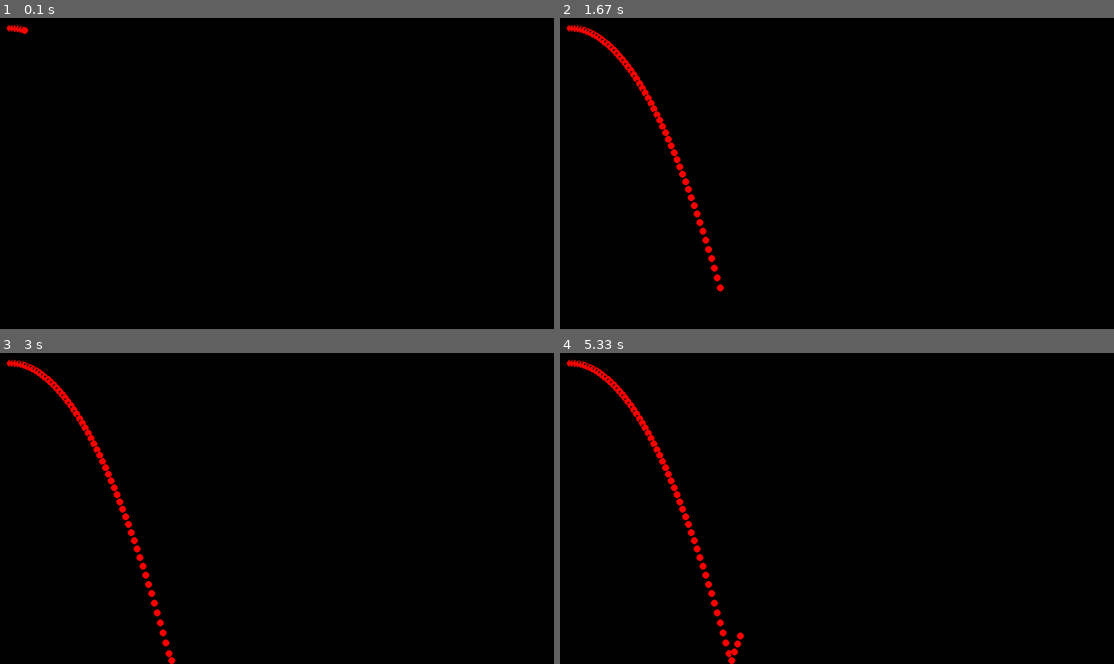
Above: before the commit, frames 1-4 (two rows, left to right).
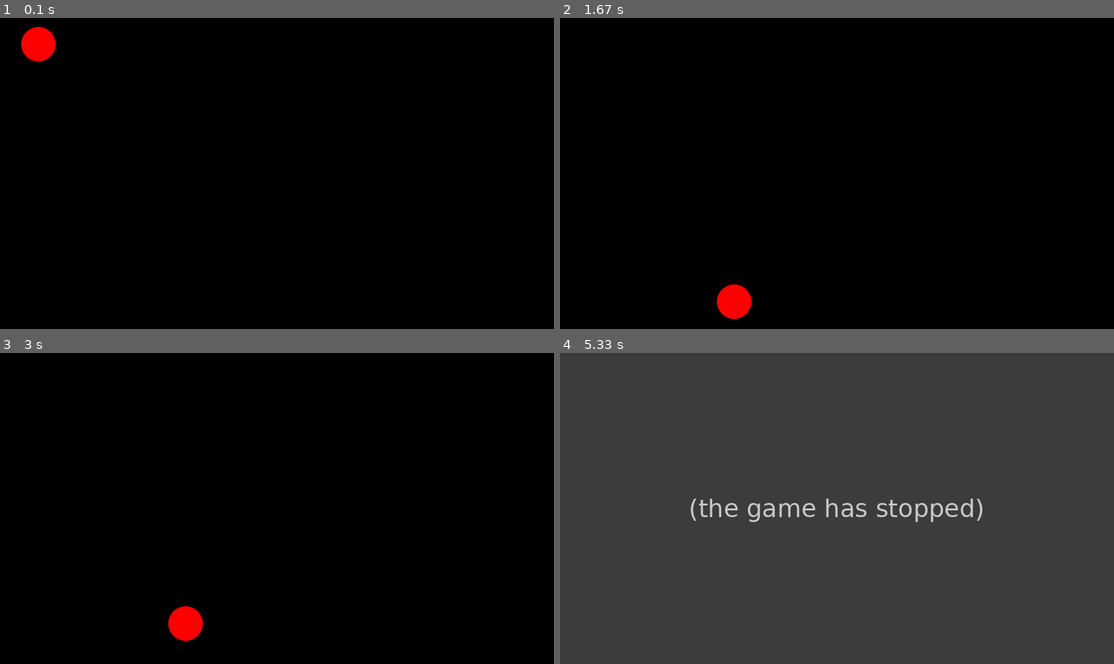
Above: after the commit, the same moments.

Repository: MestreLion/rainballs
Game: pygame game, started from rainballs.py
Same seed, same stepped clock (60 frames per second), same inputs: the game is played once before the commit and once after it. The source is Python 2; it was converted automatically to run under Python 3.
Inputs:
- Up to frame 1 (0.1 s): no input
- Up to frame 2 (1.67 s): tap Enter at 0.33 s; tap Space at 0.67, 1.53 s; tap Keypad Enter at 1 s
- Up to frame 3 (3 s): tap Space at 1.83, 2.1, 2.43, 2.88 s
- Up to frame 4 (5.33 s): tap Space at 3.5, 4.28, 5.2 s

The runs differ from the first frame. In frame 1, 0.6% of the frame differs, in the area x 1-11%, y 2-15%; in frame 2, 1.6%; in frame 3, 1.7%; in frame 4, 100%, in the area x 0-100%, y 0-100%.
After the commit the program exited at 5.22 s; later frames show no game.

Commit message:
improve logging: benchmark is for render, debug is for physics

Diff:
--- a/rainballs.py
+++ b/rainballs.py
@@ -29,11 +29,11 @@
 
 
 # General options
-BENCHMARK = False
+BENCHMARK = True
 FULLSCREEN = False
 DEBUG = False
 AUTOPLAY = True
-TRACE = True
+TRACE = False
 
 
 # Colors
@@ -61,7 +61,7 @@
 
 
 # Ball initial values
-radius = 10
+radius = 50
 pos = [20, 20]
 vel = [500, 0]
 
@@ -229,7 +229,7 @@
                     trace = not trace
                 elif event.key in [pygame.K_RETURN, pygame.K_KP_ENTER]:
                     play = not play
-                    if args.debug and not play:
+                    if not play:
                         ball.printdata("Paused")
                 elif event.key == pygame.K_SPACE:
                     if play:
@@ -246,30 +246,35 @@
             t2 = pygame.time.get_ticks()
             render()
             t3 = pygame.time.get_ticks()
-            if args.benchmark or args.debug:
-                if args.debug:
-                    updatetimes.append(t2 - t1)
-                    rendertimes.append(t3 - t2)
+
+            if args.benchmark:
+                updatetimes.append(t2 - t1)
+                rendertimes.append(t3 - t2)
+                if framecounter == 10:
+                    fpslist.append(clock.get_fps())
+                    framecounter = 0
                 framecounter += 1
-                if framecounter == 100:
-                    fpslist.append(clock.get_fps())
-                    if args.debug:
-                        for times in [updatetimes, rendertimes]:
-                            print "times: %2d, %2d, %02d" % (
-                                min(times), sum(times)/framecounter, max(times))
-                        updatetimes = []
-                        rendertimes = []
-                    framecounter = 0
+                if pygame.time.get_ticks() > 5000:
+                    done = True
+
             if step:
                 play = step = False
                 ball.printdata("Frame")
 
         elapsed = clock.tick(FPS)
-        if args.benchmark and pygame.time.get_ticks() > 5000:
-            done = True
-
-    if fpslist and (args.benchmark or args.debug):
-        print sum(fpslist)/len(fpslist)
+
+    if args.benchmark:
+        def printtimes(name, times, limit, lowerisbetter=False):
+            fail = sum(1 for x in times if (x<limit if lowerisbetter else x>limit))
+            total = len(times)
+            failp = 100. * fail / total
+            print ("%s: " + 6*"%3d  ") % (
+                name, min(times), sum(times)/total, max(times), limit, fail, failp)
+        print      "t (ms): min, avg, max, top, fail   %"
+        printtimes("Update", updatetimes, TIMESTEP*1000)
+        printtimes("Render", rendertimes, TIMESTEP*1000)
+        printtimes("FPS   ", fpslist, 1./TIMESTEP, True)
+
     pygame.quit()
     return True
 
